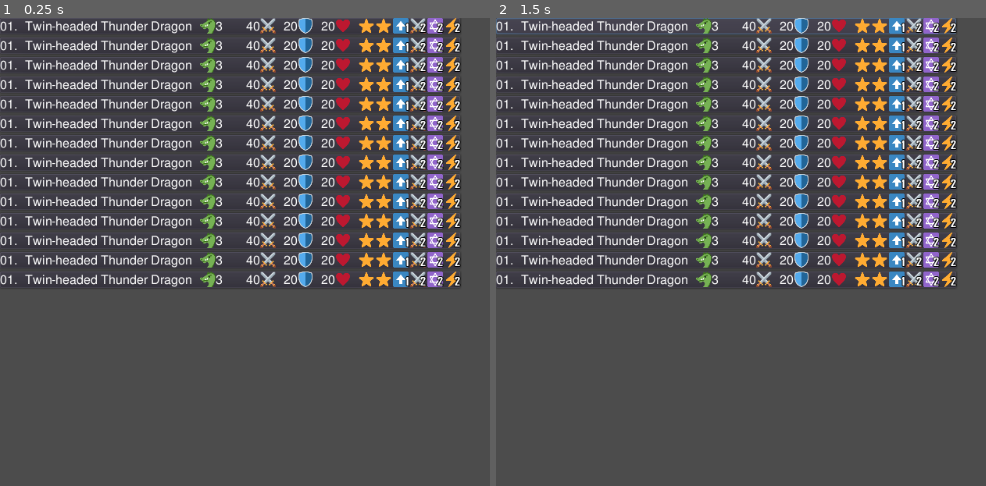
Above: before the commit, frames 1-2 (left to right).
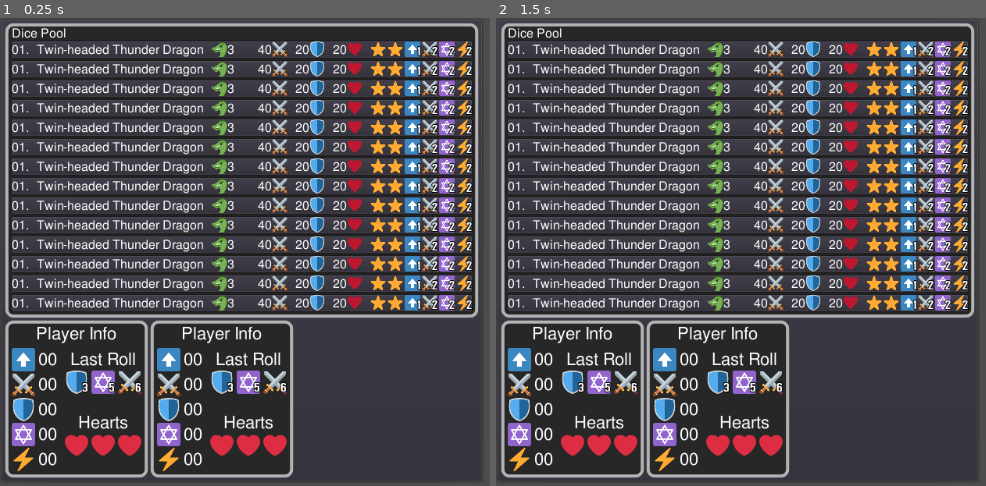
Above: after the commit, the same moments.

Repository: francocurotto/DDMre
Game: Godot game, scene res://interface2/player_gui/player_gui.tscn
Same seed, same stepped clock (60 frames per second), same inputs: the game is played once before the commit and once after it. Before the commit the project starts from res://interface2/dicepool/dicepool.tscn.
Inputs (mouse positions are in pixels of both pictures, inside the frame that each line leads up to):
- Up to frame 1 (0.25 s): no input
- Up to frame 2 (1.5 s): click (726, 27) at 0.52 s; click (726, 27) at 1.27 s

The runs differ from the first frame. In frame 1, 59% of the frame differs, in the area x 0-98%, y 0-99%; in frame 2, 59%.

Commit message:
progress in gui

Diff:
--- a/source/Globals.gd
+++ b/source/Globals.gd
@@ -1,10 +1,10 @@
 extends Node
 
-var CRESTS = ["SUMMON", "MOVEMENT", "ATTACK", "DEFENSE", "MAGIC", "TRAP"]
+const CRESTS = ["SUMMON", "MOVEMENT", "ATTACK", "DEFENSE", "MAGIC", "TRAP"]
 const CRESTDICT = {"SUMMON"   : "S",
                    "MOVEMENT" : "M",
                    "ATTACK"   : "A",
                    "DEFENSE"  : "D",
                    "MAGIC"    : "G",
                    "TRAP"     : "T"}
-var TYPES = ["DRAGON", "SPELLCASTER", "UNDEAD", "BEAST", "WARRIOR"]
+const TYPES = ["DRAGON", "SPELLCASTER", "UNDEAD", "BEAST", "WARRIOR"]
--- /dev/null
+++ b/source/art/fonts/crestpool.tres
@@ -0,0 +1,7 @@
+[gd_resource type="DynamicFont" load_steps=2 format=2]
+
+[ext_resource path="res://art/fonts/FreeSans.ttf" type="DynamicFontData" id=1]
+
+[resource]
+size = 22
+font_data = ExtResource( 1 )
--- /dev/null
+++ b/source/art/styleboxes/stylebox.tres
@@ -0,0 +1,17 @@
+[gd_resource type="StyleBoxFlat" format=2]
+
+[resource]
+content_margin_left = 8.0
+content_margin_right = 8.0
+content_margin_top = 2.0
+content_margin_bottom = 8.0
+bg_color = Color( 0.156863, 0.156863, 0.156863, 1 )
+border_width_left = 4
+border_width_top = 4
+border_width_right = 4
+border_width_bottom = 4
+border_color = Color( 0.705882, 0.705882, 0.705882, 1 )
+corner_radius_top_left = 10
+corner_radius_top_right = 10
+corner_radius_bottom_right = 10
+corner_radius_bottom_left = 10
--- a/source/art/styleboxes/styleboxflat.tres
+++ /dev/null
@@ -1,8 +0,0 @@
-[gd_resource type="StyleBoxFlat" format=2]
-
-[resource]
-border_width_left = 1
-border_width_top = 1
-border_width_right = 1
-border_width_bottom = 1
-border_blend = true
--- a/source/interface2/dice_item/dice_item.gd
+++ b/source/interface2/dice_item/dice_item.gd
@@ -34,3 +34,6 @@
     var dicelib = Dicelib.new()
     var dice = dicelib.dict[diceidx]
     set_dice(dice)
+
+func set_index(i):
+    $HBoxContainer/Index.text = str(i+1) + "."
--- a/source/interface2/dice_item/dice_item.tscn
+++ b/source/interface2/dice_item/dice_item.tscn
@@ -24,8 +24,10 @@
 [node name="Index" type="Label" parent="HBoxContainer"]
 margin_right = 22.0
 margin_bottom = 21.0
+rect_min_size = Vector2( 22, 0 )
 custom_fonts/font = ExtResource( 2 )
 text = "01."
+align = 2
 
 [node name="Name" type="Label" parent="HBoxContainer"]
 margin_left = 32.0
--- a/source/interface2/dicepool/dicepool.gd
+++ b/source/interface2/dicepool/dicepool.gd
@@ -1,18 +1,20 @@
 tool
-extends VBoxContainer
+extends PanelContainer
 
-export (bool) var set_random_pool setget set_random_pool
+export (bool) var random_pool setget set_random_pool
 
-func set_random_pool(b):
+func set_random_pool(_bool):
     randomize()
     var Dicelib = load("engine/dice/dicelib.gd")
     var dicelib = Dicelib.new()
     var dicelist = []
-    for i in get_child_count():
+    for i in $TPCont/PoolCont.get_child_count():
         var dice = dicelib.dict.values()[randi()%dicelib.dict.size()]
         dicelist.append(dice)
     set_dicepool(dicelist)
 
 func set_dicepool(dicelist):
     for i in dicelist.size():
-        get_child(i).set_dice(dicelist[i])
+        var diceitem = $TPCont/PoolCont.get_child(i)
+        diceitem.set_dice(dicelist[i])
+        diceitem.set_index(i)
--- a/source/interface2/dicepool/dicepool.tscn
+++ b/source/interface2/dicepool/dicepool.tscn
@@ -1,63 +1,84 @@
-[gd_scene load_steps=3 format=2]
+[gd_scene load_steps=5 format=2]
 
 [ext_resource path="res://interface2/dice_item/dice_item.tscn" type="PackedScene" id=1]
 [ext_resource path="res://interface2/dicepool/dicepool.gd" type="Script" id=2]
+[ext_resource path="res://art/styleboxes/stylebox.tres" type="StyleBox" id=3]
+[ext_resource path="res://art/fonts/dice_item.tres" type="DynamicFont" id=4]
 
-[node name="Dicepool" type="VBoxContainer"]
-margin_right = 40.0
-margin_bottom = 40.0
+[node name="Dicepool" type="PanelContainer"]
+margin_right = 603.0
+margin_bottom = 360.0
+custom_styles/panel = ExtResource( 3 )
 script = ExtResource( 2 )
 
-[node name="DiceItem1" parent="." instance=ExtResource( 1 )]
+[node name="TPCont" type="VBoxContainer" parent="."]
+margin_left = 8.0
+margin_top = 2.0
+margin_right = 597.0
+margin_bottom = 369.0
+custom_constants/separation = 0
 
-[node name="DiceItem2" parent="." instance=ExtResource( 1 )]
+[node name="Title" type="Label" parent="TPCont"]
+margin_right = 589.0
+margin_bottom = 21.0
+custom_fonts/font = ExtResource( 4 )
+text = "Dice Pool"
+
+[node name="PoolCont" type="VBoxContainer" parent="TPCont"]
+margin_top = 21.0
+margin_right = 589.0
+margin_bottom = 367.0
+
+[node name="DiceItem1" parent="TPCont/PoolCont" instance=ExtResource( 1 )]
+
+[node name="DiceItem2" parent="TPCont/PoolCont" instance=ExtResource( 1 )]
 margin_top = 25.0
 margin_bottom = 46.0
 
-[node name="DiceItem3" parent="." instance=ExtResource( 1 )]
+[node name="DiceItem3" parent="TPCont/PoolCont" instance=ExtResource( 1 )]
 margin_top = 50.0
 margin_bottom = 71.0
 
-[node name="DiceItem4" parent="." instance=ExtResource( 1 )]
+[node name="DiceItem4" parent="TPCont/PoolCont" instance=ExtResource( 1 )]
 margin_top = 75.0
 margin_bottom = 96.0
 
-[node name="DiceItem5" parent="." instance=ExtResource( 1 )]
+[node name="DiceItem5" parent="TPCont/PoolCont" instance=ExtResource( 1 )]
 margin_top = 100.0
 margin_bottom = 121.0
 
-[node name="DiceItem6" parent="." instance=ExtResource( 1 )]
+[node name="DiceItem6" parent="TPCont/PoolCont" instance=ExtResource( 1 )]
 margin_top = 125.0
 margin_bottom = 146.0
 
-[node name="DiceItem7" parent="." instance=ExtResource( 1 )]
+[node name="DiceItem7" parent="TPCont/PoolCont" instance=ExtResource( 1 )]
 margin_top = 150.0
 margin_bottom = 171.0
 
-[node name="DiceItem8" parent="." instance=ExtResource( 1 )]
+[node name="DiceItem8" parent="TPCont/PoolCont" instance=ExtResource( 1 )]
 margin_top = 175.0
 margin_bottom = 196.0
 
-[node name="DiceItem9" parent="." instance=ExtResource( 1 )]
+[node name="DiceItem9" parent="TPCont/PoolCont" instance=ExtResource( 1 )]
 margin_top = 200.0
 margin_bottom = 221.0
 
-[node name="DiceItem10" parent="." instance=ExtResource( 1 )]
+[node name="DiceItem10" parent="TPCont/PoolCont" instance=ExtResource( 1 )]
 margin_top = 225.0
 margin_bottom = 246.0
 
-[node name="DiceItem11" parent="." instance=ExtResource( 1 )]
+[node name="DiceItem11" parent="TPCont/PoolCont" instance=ExtResource( 1 )]
 margin_top = 250.0
 margin_bottom = 271.0
 
-[node name="DiceItem12" parent="." instance=ExtResource( 1 )]
+[node name="DiceItem12" parent="TPCont/PoolCont" instance=ExtResource( 1 )]
 margin_top = 275.0
 margin_bottom = 296.0
 
-[node name="DiceItem13" parent="." instance=ExtResource( 1 )]
+[node name="DiceItem13" parent="TPCont/PoolCont" instance=ExtResource( 1 )]
 margin_top = 300.0
 margin_bottom = 321.0
 
-[node name="DiceItem14" parent="." instance=ExtResource( 1 )]
+[node name="DiceItem14" parent="TPCont/PoolCont" instance=ExtResource( 1 )]
 margin_top = 325.0
 margin_bottom = 346.0
--- /dev/null
+++ b/source/interface2/player_gui/player_gui.tscn
@@ -0,0 +1,32 @@
+[gd_scene load_steps=3 format=2]
+
+[ext_resource path="res://interface2/dicepool/dicepool.tscn" type="PackedScene" id=1]
+[ext_resource path="res://interface2/player_info/player_info.tscn" type="PackedScene" id=2]
+
+[node name="Control" type="PanelContainer"]
+margin_right = 40.0
+margin_bottom = 40.0
+
+[node name="VBoxContainer" type="VBoxContainer" parent="."]
+margin_left = 7.0
+margin_top = 7.0
+margin_right = 612.0
+margin_bottom = 589.0
+
+[node name="Dicepool" parent="VBoxContainer" instance=ExtResource( 1 )]
+margin_right = 605.0
+margin_bottom = 377.0
+
+[node name="HBoxContainer" type="HBoxContainer" parent="VBoxContainer"]
+margin_top = 381.0
+margin_right = 605.0
+margin_bottom = 582.0
+
+[node name="Panel" parent="VBoxContainer/HBoxContainer" instance=ExtResource( 2 )]
+margin_right = 182.0
+margin_bottom = 201.0
+
+[node name="Panel2" parent="VBoxContainer/HBoxContainer" instance=ExtResource( 2 )]
+margin_left = 186.0
+margin_right = 368.0
+margin_bottom = 201.0
--- /dev/null
+++ b/source/interface2/player_info/crestpool.tscn
@@ -0,0 +1,112 @@
+[gd_scene load_steps=7 format=2]
+
+[ext_resource path="res://art/icons/CREST_MOVEMENT.png" type="Texture" id=1]
+[ext_resource path="res://art/icons/CREST_MAGIC.png" type="Texture" id=2]
+[ext_resource path="res://art/icons/CREST_DEFENSE.png" type="Texture" id=3]
+[ext_resource path="res://art/icons/CREST_TRAP.png" type="Texture" id=4]
+[ext_resource path="res://art/icons/CREST_ATTACK.png" type="Texture" id=5]
+[ext_resource path="res://art/fonts/crestpool.tres" type="DynamicFont" id=6]
+
+[node name="CrestPool" type="VBoxContainer"]
+margin_right = 58.0
+margin_bottom = 158.0
+custom_constants/separation = 2
+
+[node name="MovementSlot" type="HBoxContainer" parent="."]
+margin_right = 58.0
+margin_bottom = 30.0
+
+[node name="MovementIcon" type="TextureRect" parent="MovementSlot"]
+margin_right = 30.0
+margin_bottom = 30.0
+rect_min_size = Vector2( 30, 30 )
+texture = ExtResource( 1 )
+expand = true
+stretch_mode = 5
+
+[node name="MovementValue" type="Label" parent="MovementSlot"]
+margin_left = 34.0
+margin_right = 58.0
+margin_bottom = 29.0
+custom_fonts/font = ExtResource( 6 )
+text = "00"
+
+[node name="AttackSlot" type="HBoxContainer" parent="."]
+margin_top = 32.0
+margin_right = 58.0
+margin_bottom = 62.0
+
+[node name="AttackIcon" type="TextureRect" parent="AttackSlot"]
+margin_right = 30.0
+margin_bottom = 30.0
+rect_min_size = Vector2( 30, 30 )
+texture = ExtResource( 5 )
+expand = true
+stretch_mode = 5
+
+[node name="AttackValue" type="Label" parent="AttackSlot"]
+margin_left = 34.0
+margin_right = 58.0
+margin_bottom = 29.0
+custom_fonts/font = ExtResource( 6 )
+text = "00"
+
+[node name="DefenseSlot" type="HBoxContainer" parent="."]
+margin_top = 64.0
+margin_right = 58.0
+margin_bottom = 94.0
+
+[node name="DefenseIcon" type="TextureRect" parent="DefenseSlot"]
+margin_right = 30.0
+margin_bottom = 30.0
+rect_min_size = Vector2( 30, 30 )
+texture = ExtResource( 3 )
+expand = true
+stretch_mode = 5
+
+[node name="DefenseValue" type="Label" parent="DefenseSlot"]
+margin_left = 34.0
+margin_right = 58.0
+margin_bottom = 29.0
+custom_fonts/font = ExtResource( 6 )
+text = "00"
+
+[node name="MagicSlot" type="HBoxContainer" parent="."]
+margin_top = 96.0
+margin_right = 58.0
+margin_bottom = 126.0
+
+[node name="MagicIcon" type="TextureRect" parent="MagicSlot"]
+margin_right = 30.0
+margin_bottom = 30.0
+rect_min_size = Vector2( 30, 30 )
+texture = ExtResource( 2 )
+expand = true
+stretch_mode = 5
+
+[node name="MagicValue" type="Label" parent="MagicSlot"]
+margin_left = 34.0
+margin_right = 58.0
+margin_bottom = 29.0
+custom_fonts/font = ExtResource( 6 )
+text = "00"
+
+[node name="TrapSlot" type="HBoxContainer" parent="."]
+margin_top = 128.0
+margin_right = 58.0
+margin_bottom = 158.0
+
+[node name="TrapIcon" type="TextureRect" parent="TrapSlot"]
+margin_right = 30.0
+margin_bottom = 30.0
+rect_min_size = Vector2( 30, 30 )
+texture = ExtResource( 4 )
+expand = true
+stretch_mode = 5
+
+[node name="TrapValue" type="Label" parent="TrapSlot"]
+margin_left = 34.0
+margin_right = 58.0
+margin_bottom = 29.0
+custom_fonts/font = ExtResource( 6 )
+text = "00"
--- /dev/null
+++ b/source/interface2/player_info/hearts.gd
@@ -0,0 +1,22 @@
+tool
+extends HBoxContainer
+
+export (int, 1, 2) var player = 1 setget set_player
+export (int, 3) var hearts = 3 setget set_hearts
+
+const heartdict = {1 : "res://art/icons/HEART_RED.png",
+                   2 : "res://art/icons/HEART_BLUE.png"}
+
+func set_player_hearts(_player, _hearts):
+    for i in range(hearts):
+        get_child(i).texture = load(heartdict[_player])
+    for i in range(get_child_count(), hearts, -1):
+        get_child(i-1).texture = load("res://art/icons/HEART_BLACK.png")
+
+func set_player(_player):
+    player = _player
+    set_player_hearts(_player, hearts)
+
+func set_hearts(_hearts):
+    hearts = _hearts
+    set_player_hearts(player, _hearts)
--- /dev/null
+++ b/source/interface2/player_info/hearts.tscn
@@ -0,0 +1,35 @@
+[gd_scene load_steps=3 format=2]
+
+[ext_resource path="res://art/icons/HEART_RED.png" type="Texture" id=1]
+[ext_resource path="res://interface2/player_info/hearts.gd" type="Script" id=2]
+
+[node name="Hearts" type="HBoxContainer"]
+margin_right = 30.0
+margin_bottom = 30.0
+script = ExtResource( 2 )
+
+[node name="Heart1" type="TextureRect" parent="."]
+margin_right = 30.0
+margin_bottom = 30.0
+rect_min_size = Vector2( 30, 30 )
+texture = ExtResource( 1 )
+expand = true
+stretch_mode = 5
+
+[node name="Heart2" type="TextureRect" parent="."]
+margin_left = 34.0
+margin_right = 64.0
+margin_bottom = 30.0
+rect_min_size = Vector2( 30, 30 )
+texture = ExtResource( 1 )
+expand = true
+stretch_mode = 5
+
+[node name="Heart3" type="TextureRect" parent="."]
+margin_left = 68.0
+margin_right = 98.0
+margin_bottom = 30.0
+rect_min_size = Vector2( 30, 30 )
+texture = ExtResource( 1 )
+expand = true
+stretch_mode = 5
--- /dev/null
+++ b/source/interface2/player_info/last_roll.gd
@@ -0,0 +1,16 @@
+tool
+extends HBoxContainer
+
+export (bool) var roll_dice setget set_random_roll
+
+func set_random_roll(_bool):
+    randomize()
+    for sideitem in get_children():
+        var randcrest = Globals.CRESTS[randi() % Globals.CRESTS.size()]
+        var randmult = randi() % 9 + 1
+        sideitem.set_crest(randcrest)
+        sideitem.set_mult(randmult)
+
+func set_roll(roll):
+    for i in roll.size():
+        get_child(i).set_side(roll[i])
--- /dev/null
+++ b/source/interface2/player_info/last_roll.tscn
@@ -0,0 +1,38 @@
+[gd_scene load_steps=6 format=2]
+
+[ext_resource path="res://interface2/dice_item/side_item.tscn" type="PackedScene" id=1]
+[ext_resource path="res://art/icons/CREST_MAGIC.png" type="Texture" id=2]
+[ext_resource path="res://interface2/player_info/last_roll.gd" type="Script" id=3]
+[ext_resource path="res://art/icons/CREST_DEFENSE.png" type="Texture" id=4]
+[ext_resource path="res://art/icons/CREST_ATTACK.png" type="Texture" id=5]
+
+[node name="LastRoll" type="HBoxContainer"]
+margin_right = 98.0
+margin_bottom = 30.0
+script = ExtResource( 3 )
+
+[node name="SideItem1" parent="." instance=ExtResource( 1 )]
+margin_right = 30.0
+margin_bottom = 30.0
+rect_min_size = Vector2( 30, 30 )
+texture = ExtResource( 4 )
+crest = "DEFENSE"
+mult = 3
+
+[node name="SideItem2" parent="." instance=ExtResource( 1 )]
+margin_left = 34.0
+margin_right = 64.0
+margin_bottom = 30.0
+rect_min_size = Vector2( 30, 30 )
+texture = ExtResource( 2 )
+crest = "MAGIC"
+mult = 5
+
+[node name="SideItem3" parent="." instance=ExtResource( 1 )]
+margin_left = 68.0
+margin_right = 98.0
+margin_bottom = 30.0
+rect_min_size = Vector2( 30, 30 )
+texture = ExtResource( 5 )
+crest = "ATTACK"
+mult = 6
--- /dev/null
+++ b/source/interface2/player_info/player_info.gd
@@ -0,0 +1,12 @@
+tool
+extends PanelContainer
+
+export (bool) var roll_dice setget set_random_roll
+export (int, 1, 2) var player = 1 setget set_player
+
+func set_random_roll(_bool):
+    $InfoBox/CRHBox/RHBox/RBox/LastRoll.set_random_roll(_bool)
+
+func set_player(_player):
+    player = _player
+    $InfoBox/CRHBox/RHBox/HBox/Hearts.set_player(player)
--- /dev/null
+++ b/source/interface2/player_info/player_info.tscn
@@ -0,0 +1,76 @@
+[gd_scene load_steps=7 format=2]
+
+[ext_resource path="res://interface2/player_info/crestpool.tscn" type="PackedScene" id=1]
+[ext_resource path="res://interface2/player_info/last_roll.tscn" type="PackedScene" id=2]
+[ext_resource path="res://art/fonts/crestpool.tres" type="DynamicFont" id=3]
+[ext_resource path="res://interface2/player_info/hearts.tscn" type="PackedScene" id=4]
+[ext_resource path="res://art/styleboxes/stylebox.tres" type="StyleBox" id=5]
+[ext_resource path="res://interface2/player_info/player_info.gd" type="Script" id=6]
+
+[node name="PlayerInfo" type="PanelContainer"]
+margin_right = 40.0
+margin_bottom = 40.0
+custom_styles/panel = ExtResource( 5 )
+script = ExtResource( 6 )
+
+[node name="InfoBox" type="VBoxContainer" parent="."]
+margin_left = 8.0
+margin_top = 2.0
+margin_right = 174.0
+margin_bottom = 193.0
+
+[node name="Title" type="Label" parent="InfoBox"]
+margin_right = 166.0
+margin_bottom = 29.0
+custom_fonts/font = ExtResource( 3 )
+text = "Player Info"
+align = 1
+
+[node name="CRHBox" type="HBoxContainer" parent="InfoBox"]
+margin_top = 33.0
+margin_right = 166.0
+margin_bottom = 191.0
+custom_constants/separation = 10
+
+[node name="CrestPool" parent="InfoBox/CRHBox" instance=ExtResource( 1 )]
+
+[node name="RHBox" type="VBoxContainer" parent="InfoBox/CRHBox"]
+margin_left = 68.0
+margin_right = 166.0
+margin_bottom = 158.0
+
+[node name="RBox" type="VBoxContainer" parent="InfoBox/CRHBox/RHBox"]
+margin_right = 98.0
+margin_bottom = 77.0
+size_flags_vertical = 3
+custom_constants/separation = 0
+
+[node name="Label" type="Label" parent="InfoBox/CRHBox/RHBox/RBox"]
+margin_right = 98.0
+margin_bottom = 29.0
+custom_fonts/font = ExtResource( 3 )
+text = "Last Roll"
+align = 1
+
+[node name="LastRoll" parent="InfoBox/CRHBox/RHBox/RBox" instance=ExtResource( 2 )]
+margin_top = 29.0
+margin_bottom = 59.0
+
+[node name="HBox" type="VBoxContainer" parent="InfoBox/CRHBox/RHBox"]
+margin_top = 81.0
+margin_right = 98.0
+margin_bottom = 158.0
+size_flags_vertical = 3
+custom_constants/separation = 0
+
+[node name="Label" type="Label" parent="InfoBox/CRHBox/RHBox/HBox"]
+margin_right = 98.0
+margin_bottom = 29.0
+custom_fonts/font = ExtResource( 3 )
+text = "Hearts"
+align = 1
+
+[node name="Hearts" parent="InfoBox/CRHBox/RHBox/HBox" instance=ExtResource( 4 )]
+margin_top = 29.0
+margin_right = 98.0
+margin_bottom = 59.0
--- a/source/project.godot
+++ b/source/project.godot
@@ -11,7 +11,7 @@
 [application]
 
 config/name="DDMre"
-run/main_scene="res://interface2/dicepool/dicepool.tscn"
+run/main_scene="res://interface2/player_gui/player_gui.tscn"
 config/icon="res://icon.png"
 
 [autoload]
